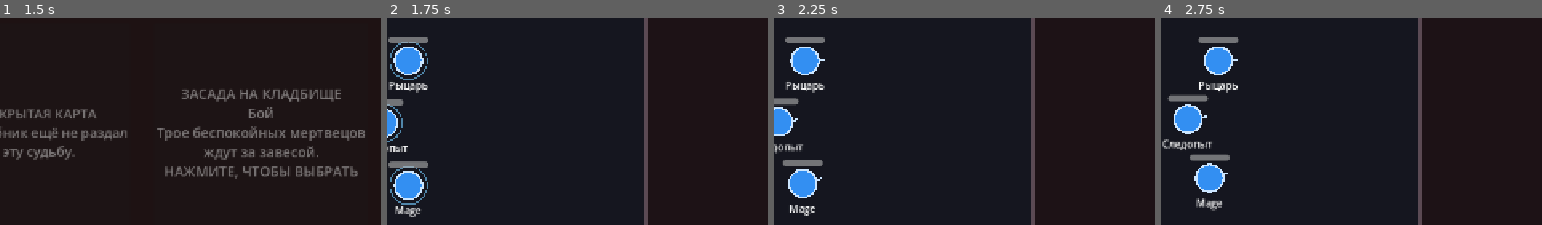
Above: before the commit, frames 1-4 (left to right).
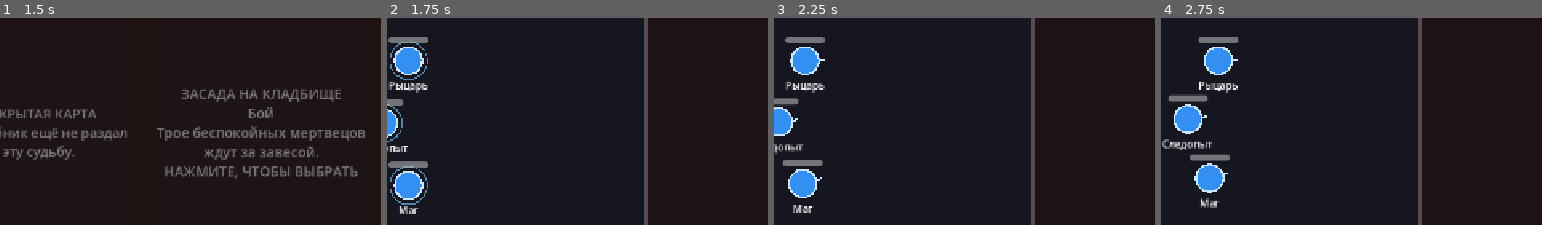
Above: after the commit, the same moments.

Repository: zampolit73/Misdeal
Game: Godot game, scene res://scenes/main/main.tscn
The game is run twice, just before and just after one commit, with the same random seed, the same clock (stepped at 60 frames per second) and the same inputs.
Inputs:
- Up to frame 1 (1.5 s): click "ВОЙТИ В ИГРУ" at 0.5 s; click "ЗАСАДА НА КЛАДБИЩЕ Бой Трое б…" at 1.25 s
- Up to frame 2 (1.75 s): no input
- Up to frame 3 (2.25 s): click "БОЙ" at 2 s
- Up to frame 4 (2.75 s): no input
The pictures show only the part of the screen within x 16-66%, y 26-76%; the shares and areas given below are measured in that part.

Frame 1 is identical in both runs. In frame 2, 0.2% of the frame differs, in the area x 2-10%, y 90-97%; in frame 3, 0.2%; in frame 4, 0.3%, in the area x 9-17%, y 86-94%.

Commit message:
Translate unit display names to Russian

Diff:
--- a/resources/units/mage.tres
+++ b/resources/units/mage.tres
@@ -4,7 +4,7 @@
 
 [resource]
 script = ExtResource("1_unit_data")
-unit_name = "Mage"
+unit_name = "Маг"
 max_hp = 80.0
 damage = 24.0
 attack_interval = 1.25
